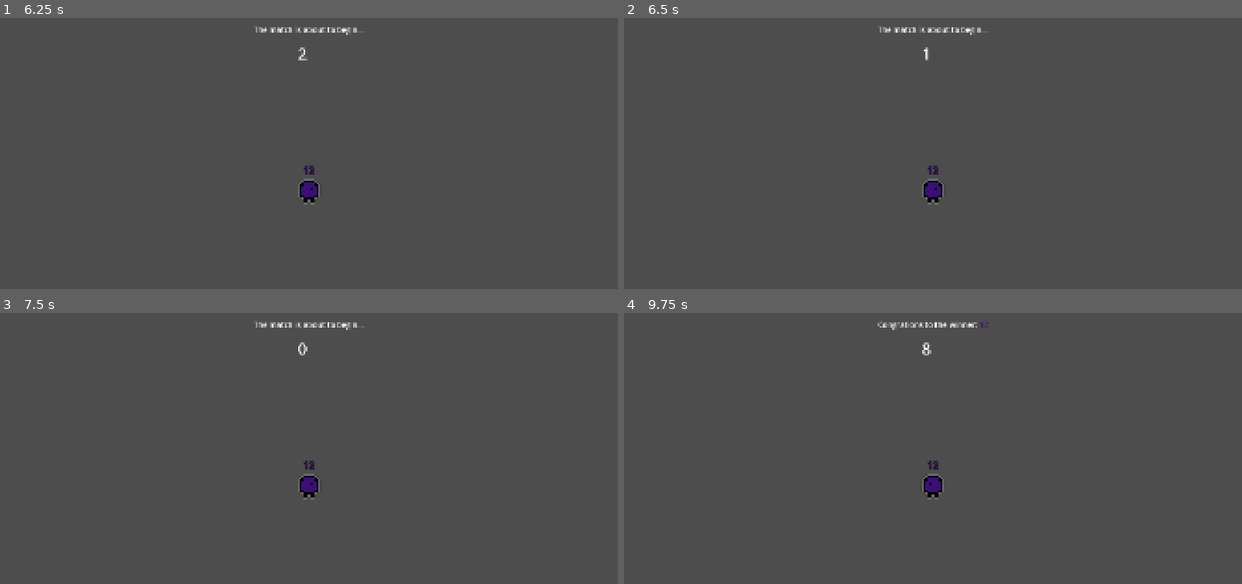
Above: before the commit, frames 1-4 (two rows, left to right).
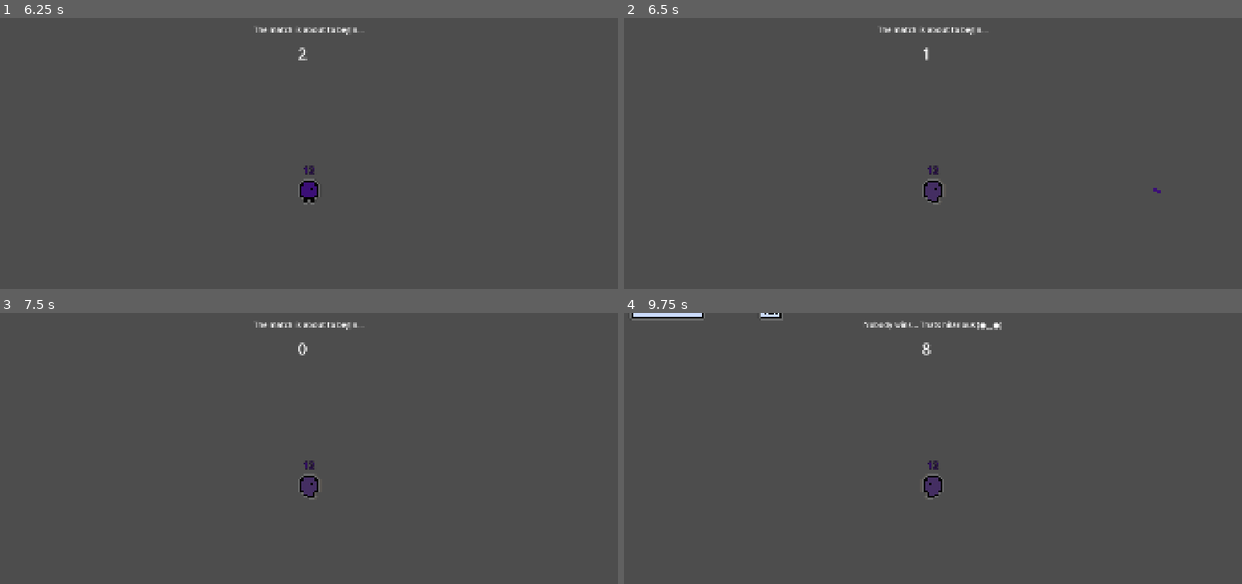
Above: after the commit, the same moments.

Repository: Mrneptune11/Unlimited-Games-Jam
Game: Godot game, scene res://Main/Lobby/Lobby.tscn
Same seed, same stepped clock (60 frames per second), same inputs: the game is played once before the commit and once after it.
Inputs (mouse positions are in pixels of both pictures, inside the frame that each line leads up to):
- Up to frame 1 (6.25 s): click (321, 196) at 0.52 s; type "12" at 0.6 s; click "Host" at 1.25 s; click (309, 191) at 2.02 s; type "12" at 2.1 s; click "Start Game" at 2.75 s; click "Submit" at 3.5 s; tap Enter at 4.25 s; hold O (action) 4.28-5.03 s; hold D (move_right) 4.28-5.78 s; tap Space (move_up) at 4.52, 5.27 s; tap 0 at 5.1 s; hold A (move_left) from 5.78 s (still down); hold O (action) from 5.78 s (still down)
- Up to frame 2 (6.5 s): keep holding A (move_left); keep holding O (action)
- Up to frame 3 (7.5 s): keep holding A (move_left); release O (action) at 6.53 s; tap 0 at 6.6 s; tap Space (move_up) at 6.77, 7.25 s; hold O (action) from 7.28 s (still down)
- Up to frame 4 (9.75 s): tap Space (move_up) at 7.52, 8.27, 9.5 s; release A (move_left) at 8.03 s; release O (action) at 8.03 s; hold D (move_right) from 8.03 s (still down); tap 0 at 8.1, 9.6 s; tap Enter at 8.75 s; hold O (action) 8.78-9.53 s

Frame 1 is identical in both runs. In frame 2, 0.2% of the frame differs, in the area x 48-87%, y 60-69%; in frame 3, 0.2%; in frame 4, 1.0%, in the area x 0-62%, y 0-69%.

Commit message:
reworking duel logic to work with a death plane

Diff:
--- a/Main/Levels/Main.tscn
+++ b/Main/Levels/Main.tscn
@@ -2,6 +2,7 @@
 
 [ext_resource type="Script" uid="uid://df01en1boiqpy" path="res://Main/Levels/level.gd" id="1_i15iu"]
 [ext_resource type="Texture2D" uid="uid://msmaau3d3825" path="res://Assets/SpriteSheets/tile_sheet.png" id="2_01y7v"]
+[ext_resource type="PackedScene" uid="uid://mrravwigd85b" path="res://Objects/Death/DeathPlane.tscn" id="3_i3w5c"]
 
 [sub_resource type="TileSetAtlasSource" id="TileSetAtlasSource_i3w5c"]
 texture = ExtResource("2_01y7v")
@@ -48,3 +49,6 @@
 texture_filter = 1
 tile_map_data = PackedByteArray("AAD8/wEAAAAAAAAAAAD9/wEAAAABAAEAAAD+/wEAAAABAAEAAAD//wEAAAABAAAAAAAAAAEAAAACAAAAAAABAA …(368 unchanged characters)…
 tile_set = SubResource("TileSet_g4v7s")
+
+[node name="DeathPlane" parent="." unique_id=728339394 instance=ExtResource("3_i3w5c")]
+position = Vector2(0, 350)
--- /dev/null
+++ b/Objects/Death/DeathPlane.tscn
@@ -0,0 +1,12 @@
+[gd_scene format=3 uid="uid://mrravwigd85b"]
+
+[ext_resource type="Script" uid="uid://p2awnkurmft0" path="res://Objects/Death/death_plane.gd" id="1_r1mna"]
+
+[sub_resource type="RectangleShape2D" id="RectangleShape2D_g4v7s"]
+size = Vector2(1912.5, 160)
+
+[node name="DeathPlane" type="Area2D" unique_id=728339394]
+script = ExtResource("1_r1mna")
+
+[node name="CollisionShape2D" type="CollisionShape2D" parent="." unique_id=355989717]
+shape = SubResource("RectangleShape2D_g4v7s")
--- /dev/null
+++ b/Objects/Death/death_plane.gd
@@ -0,0 +1,8 @@
+extends Area2D
+
+func _ready()->void:
+	body_entered.connect(handle_collision)
+
+func handle_collision(body:Node2D)->void:
+	if body is Player:
+		body.explode()
--- a/Objects/Player/player.gd
+++ b/Objects/Player/player.gd
@@ -263,7 +263,12 @@
 	$AnimatedSprite2D.play("ded")
 	$Sprite2D.modulate.a = .5
 
-	unequip_weapon() #Exploding makes one lose their weapon
+	#Unequip weapons if necessary
+	var weapon:Weapon = $Socket.get_node_or_null("Weapon")
+	if weapon:
+		get_tree().current_scene.get_player(weapon.target).unequip_weapon.rpc()
+		unequip_weapon.rpc()
+
 
 	z_index = 100
 
Not shown, added: Objects/Death/death_plane.gd.uid
